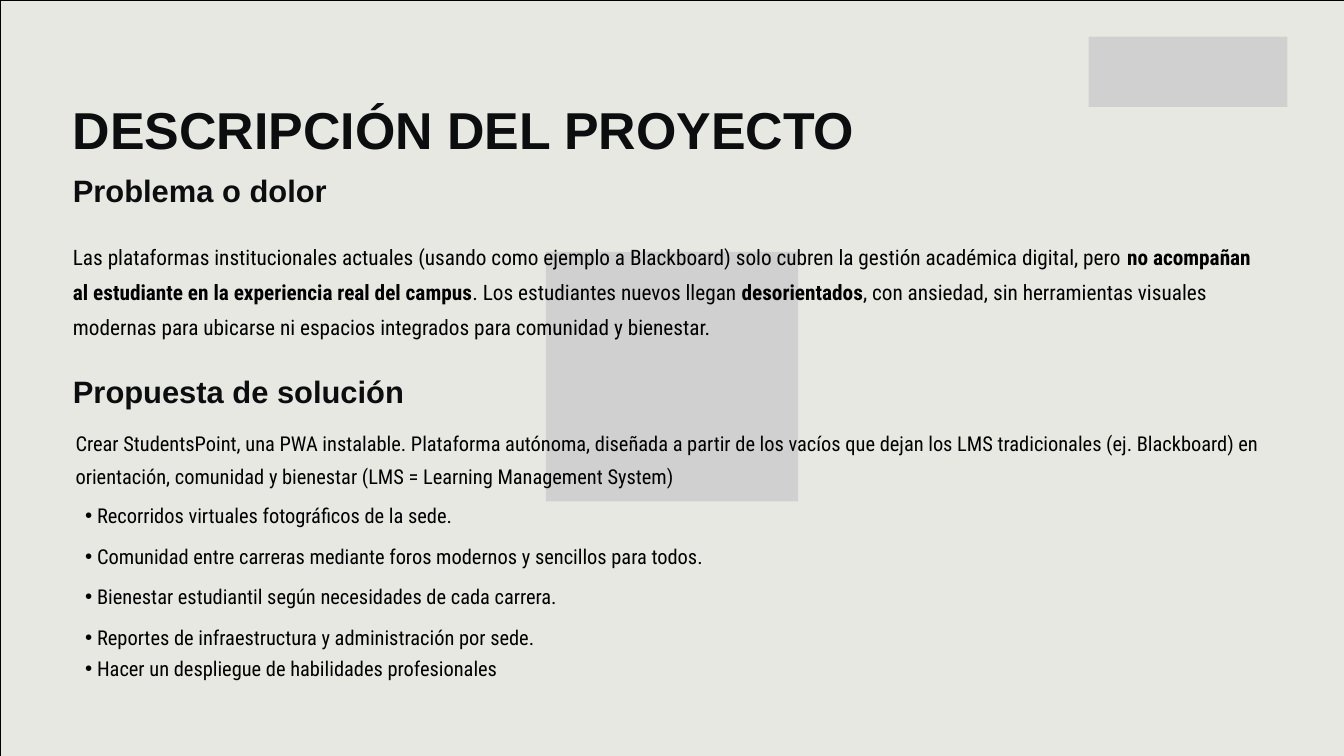
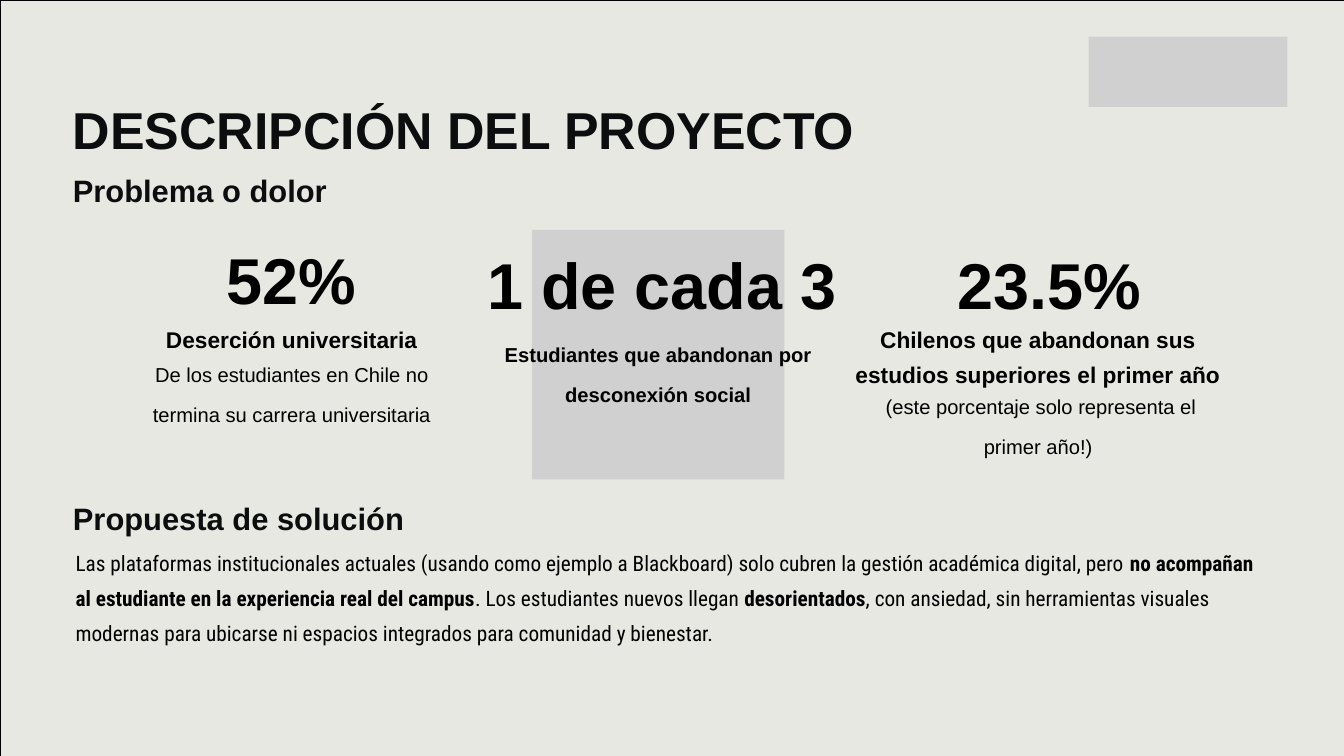
Before and after one commit to JackStar6677-1/students-point, a slide deck: slide 2 of FASE 3/Evidencias grupales/PROYECTO-STUDENTSPOINT2.pptx. Drawn at 1344x756 pixels with LibreOffice and Linux fonts; fonts in the diff are those of the drawing; grey boxes stand for pictures. Boxes give left, top, right and bottom in pixels: in the first picture for what was removed or moved away, otherwise in the second. Text is boxed around its words. In the diff, an @@ line names an element or a change of style, - is before the commit and + after.

Commit message:
update ppt

```diff
--- a/FASE 3/Evidencias grupales/PROYECTO-STUDENTSPOINT2.pptx
+++ b/FASE 3/Evidencias grupales/PROYECTO-STUDENTSPOINT2.pptx
@@ background #000000 to #FFFFFF @@
@@ picture: place and size @@
-picture at bbox=[546, 252, 798, 501]
+picture at bbox=[532, 230, 785, 479]
@@ text added at bbox=[227, 258, 357, 305], 69.4 pt, text #000000, bold @@
+52%
@@ text at bbox=[487, 262, 836, 310]: text changed; size 21.9 to 69.4 pt; font Roboto Condensed to Arial; bold on @@
-  • Reportes de infraestructura y administración por sede.
+1 de cada 3
@@ text added at bbox=[958, 263, 1141, 310], 69.4 pt, text #000000, bold @@
+23.5%
@@ text added at bbox=[166, 331, 417, 349], 24.4 pt, text #000000, bold @@
+Deserción universitaria
@@ text added at bbox=[505, 347, 811, 402], 21.6 pt, text #000000, bold @@
+Estudiantes que abandonan por desconexión social
@@ text added at bbox=[855, 331, 1220, 387], 24.4 pt, text #000000, bold @@
+Chilenos que abandonan sus estudios superiores el primer año
@@ text at bbox=[153, 367, 431, 423]: text changed; size 21.9 to 21.6 pt; font Roboto Condensed to Arial @@
-  • Bienestar estudiantil según necesidades de cada carrera.
+De los estudiantes en Chile no termina su carrera universitaria
@@ text added at bbox=[886, 399, 1196, 458], 21.6 pt, text #000000 @@
+(este porcentaje solo representa el primer año!)
@@ text removed at bbox=[76, 435, 1257, 489] @@
-Crear StudentsPoint, una PWA instalable. Plataforma autónoma, diseñada a partir de los vacíos que dejan los LMS tradicionales (ej. Blackboard) en orientación, comunidad y bienestar (LMS = Learning Management System)
@@ text "Propuesta de solución": place and size @@
-text "Propuesta de solución" at bbox=[73, 380, 404, 409]
+text "Propuesta de solución" at bbox=[73, 507, 404, 536]
@@ text removed at bbox=[97, 507, 452, 528] @@
-  • Recorridos virtuales fotográficos de la sede.
@@ text "Las plataformas institucionales actuales (usando ...": place and size @@
-text "Las plataformas institucionales actuales (usando ..." at bbox=[73, 248, 1251, 340]
+text "Las plataformas institucionales actuales (usando ..." at bbox=[76, 554, 1254, 646]
@@ text removed at bbox=[97, 548, 703, 569] @@
-  • Comunidad entre carreras mediante foros modernos y sencillos para todos.
@@ text removed at bbox=[97, 660, 498, 681] @@
-  • Hacer un despliegue de habilidades profesionales
```
Also in this commit, not shown: 1 slide added.
